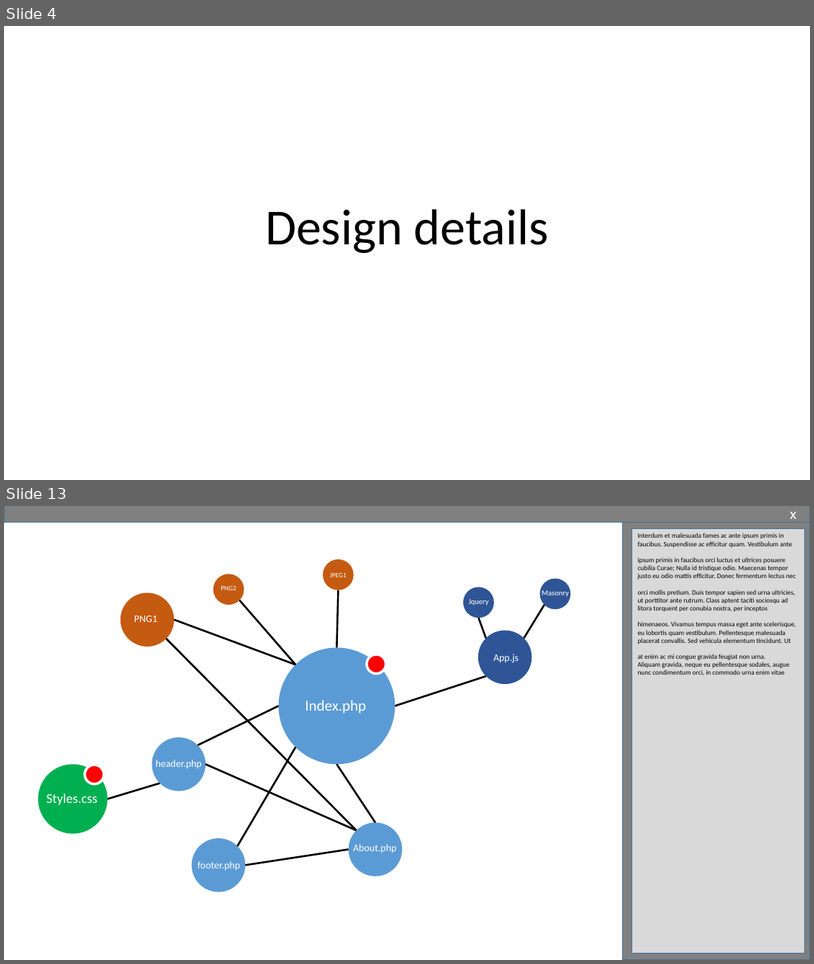
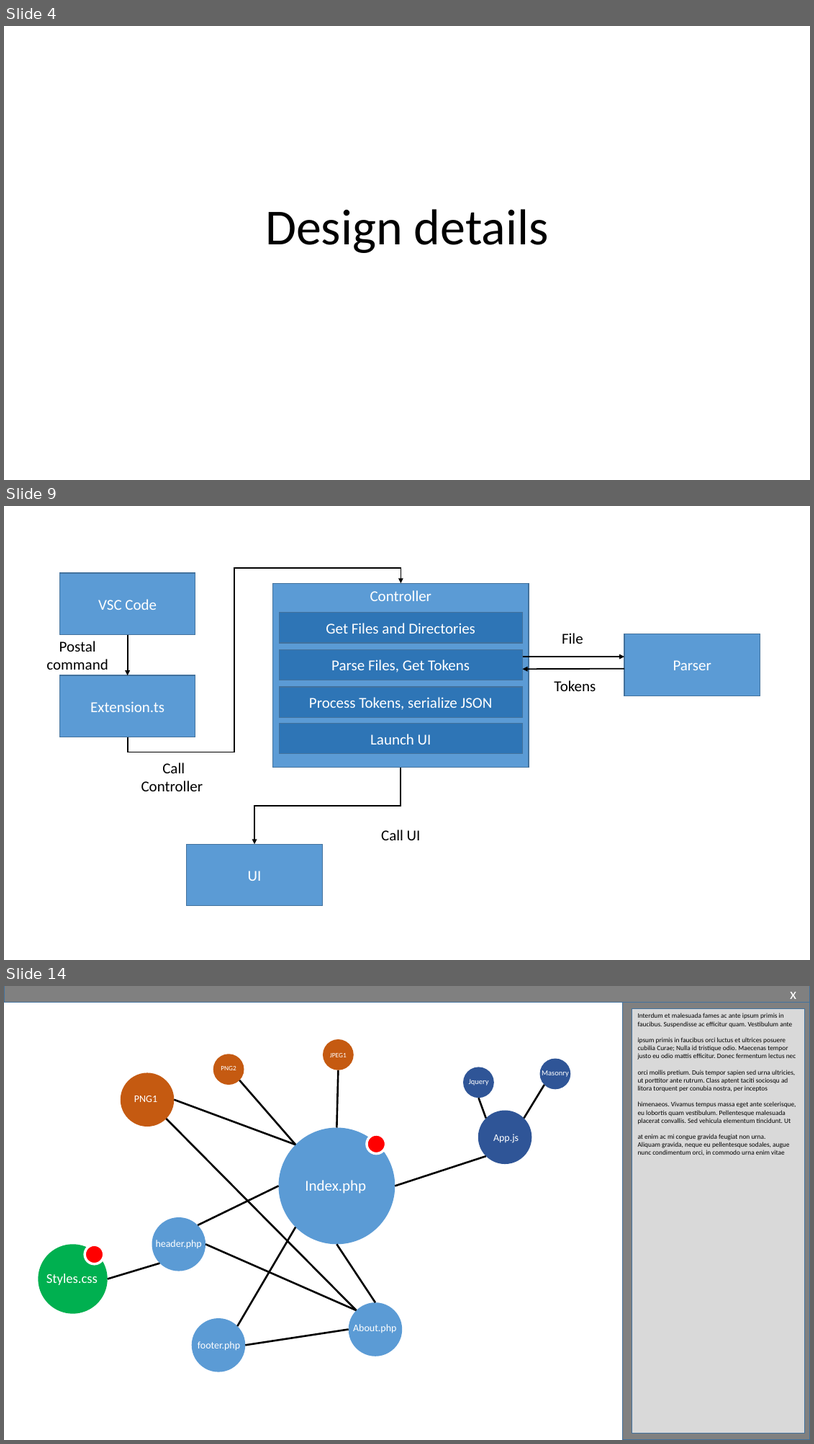
Before and after one commit to slichlyter12/Postal, a slide deck: ProgressReportMidWinter/Progress-Report-MidWinter-team38.pptx. Shown one above the other, each under a label of ours: slides 4 and 13 before the commit, slides 4, 9 and 14 after it; the slides between them are not shown. The pictures are 814x964 and 814x1444 pixels, drawn with LibreOffice and Linux fonts; fonts in the diff are those of the drawing. Boxes give left, top, right and bottom in pixels: in the first picture for what was removed or moved away, otherwise in the second. Text is boxed around its words. In the diff, an @@ line names an element or a change of style, - is before the commit and + after.

```diff
--- a/ProgressReportMidWinter/Progress-Report-MidWinter-team38.pptx
+++ b/ProgressReportMidWinter/Progress-Report-MidWinter-team38.pptx
@@ slide 9 added at box(4, 506, 810, 960), background #FFFFFF @@
@@ elbow arrow added from (127, 737) to (401, 584), #000000 1.5 pt @@
@@ rectangle added at box(59, 573, 196, 635), fill #5B9BD5, outline #43739E 1 pt, 18 pt, text #FFFFFF @@
+VSC Code
@@ rectangle added at box(273, 584, 529, 767), fill #5B9BD5, outline #43739E 1 pt, 18 pt, text #FFFFFF @@
+Controller
@@ rectangle added at box(279, 613, 523, 643), fill #2E75B6, outline #43739E 1 pt, 18 pt, text #FFFFFF @@
+Get Files and Directories
@@ arrow added from (127, 635) to (127, 675), #000000 1.5 pt @@
@@ rectangle added at box(547, 628, 602, 648), fill #FFFFFF, outline #FFFFFF 1 pt, 18 pt, text #000000 @@
+File
@@ rectangle added at box(625, 634, 760, 696), fill #5B9BD5, outline #43739E 1 pt, 18 pt, text #FFFFFF @@
+Parser
@@ rectangle added at box(31, 644, 124, 665), fill #FFFFFF, outline #FFFFFF 1 pt, 18 pt, text #000000 @@
+Postal command
@@ rectangle added at box(279, 649, 523, 680), fill #2E75B6, outline #43739E 1 pt, 18 pt, text #FFFFFF @@
+Parse Files, Get Tokens
@@ arrow added from (523, 656) to (625, 656), #000000 1.5 pt @@
@@ rectangle added at box(59, 675, 196, 737), fill #5B9BD5, outline #43739E 1 pt, 18 pt, text #FFFFFF @@
+Extension.ts
@@ arrow added from (625, 669) to (523, 669), #000000 1.5 pt @@
@@ rectangle added at box(548, 675, 603, 696), fill #FFFFFF, outline #FFFFFF 1 pt, 18 pt, text #000000 @@
+Tokens
@@ rectangle added at box(279, 687, 523, 717), fill #2E75B6, outline #43739E 1 pt, 18 pt, text #FFFFFF @@
+Process Tokens, serialize JSON
@@ rectangle added at box(279, 723, 523, 754), fill #2E75B6, outline #43739E 1 pt, 18 pt, text #FFFFFF @@
+Launch UI
@@ rectangle added at box(127, 766, 221, 787), fill #FFFFFF, outline #FFFFFF 1 pt, 18 pt, text #000000 @@
+Call Controller
@@ elbow arrow added from (401, 767) to (255, 844), #000000 1.5 pt @@
@@ rectangle added at box(354, 824, 448, 845), fill #FFFFFF, outline #FFFFFF 1 pt, 18 pt, text #000000 @@
+Call UI
@@ rectangle added at box(187, 844, 322, 906), fill #5B9BD5, outline #43739E 1 pt, 18 pt, text #FFFFFF @@
+UI
@@ what was slide 13 is now slide 14 @@
```
Also in this commit, not shown: 14 slides changed, 15 other slides added, 6 slides removed.
